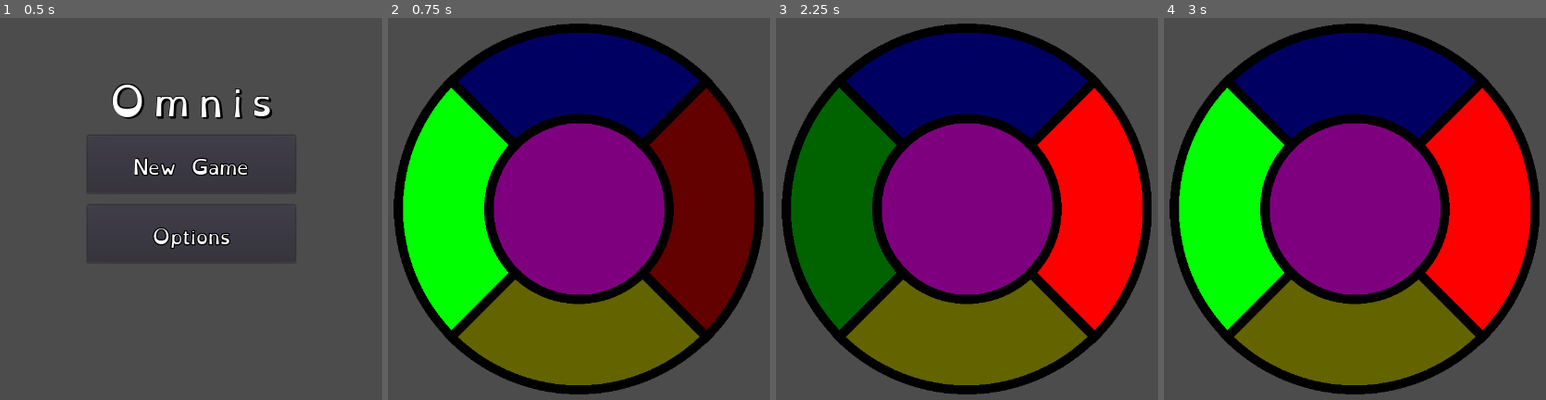
Above: before the commit, frames 1-4 (left to right).
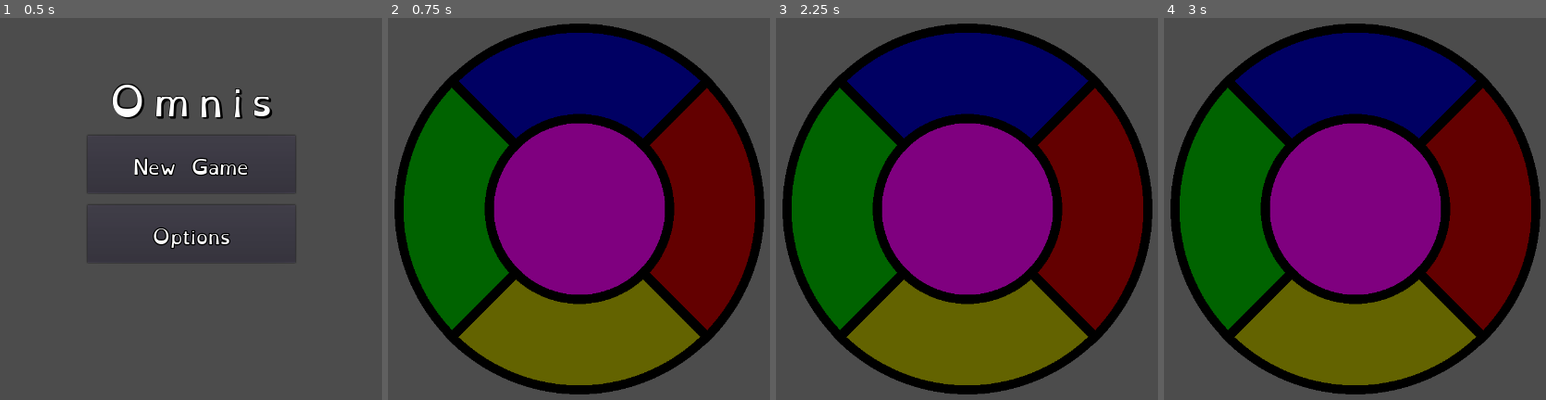
Above: after the commit, the same moments.

Repository: n-c0de-r/Omnis
Game: Godot game, scene res://scenes/TitleScreen.tscn
The game is run twice, just before and just after one commit, with the same random seed, the same clock (stepped at 60 frames per second) and the same inputs.
Inputs (mouse positions are in pixels of both pictures, inside the frame that each line leads up to):
- Up to frame 1 (0.5 s): no input
- Up to frame 2 (0.75 s): click "New Game" at 0.5 s
- Up to frame 3 (2.25 s): click (967, 86) at 1.25 s; click "New Game" at 2 s
- Up to frame 4 (3 s): click (1477, 209) at 2.75 s

Frame 1 is identical in both runs. In frame 2, 13% of the frame differs, in the area x 1-99%, y 1-99%; in frame 3, 13%; in frame 4, 24%.

Commit message:
Animation timing fiexed
Finally figured out the right setup and way to use Timers and play the button order to show to the user.

Diff:
--- /dev/null
+++ b/scenes/Game/ButtonRing.tscn
@@ -0,0 +1,23 @@
+[gd_scene load_steps=6 format=2]
+
+[ext_resource path="res://scenes/Game/TxtBtn_RED.tscn" type="PackedScene" id=1]
+[ext_resource path="res://scenes/Game/TxtBtn_YELLOW.tscn" type="PackedScene" id=2]
+[ext_resource path="res://scenes/Game/TxtBtn_GREEN.tscn" type="PackedScene" id=3]
+[ext_resource path="res://scenes/Game/TxtBtn_BLUE.tscn" type="PackedScene" id=4]
+[ext_resource path="res://scripts/ButtonRing.gd" type="Script" id=5]
+
+[node name="ButtonRing" type="Control"]
+margin_right = 1280.0
+margin_bottom = 720.0
+grow_horizontal = 2
+grow_vertical = 2
+rect_pivot_offset = Vector2( 640, 360 )
+script = ExtResource( 5 )
+
+[node name="TxtBtn_BLUE" parent="." instance=ExtResource( 4 )]
+
+[node name="TxtBtn_RED" parent="." instance=ExtResource( 1 )]
+
+[node name="TxtBtn_YELLOW" parent="." instance=ExtResource( 2 )]
+
+[node name="TxtBtn_GREEN" parent="." instance=ExtResource( 3 )]
--- a/scenes/Game/ColorButton.tscn
+++ b/scenes/Game/ColorButton.tscn
@@ -1,23 +1,28 @@
-[gd_scene load_steps=4 format=2]
+[gd_scene load_steps=5 format=2]
 
 [ext_resource path="res://assets/gfx/ButtonPressed.png" type="Texture" id=1]
 [ext_resource path="res://assets/gfx/ButtonNormal.png" type="Texture" id=2]
 [ext_resource path="res://assets/gfx/ButtonMask.png" type="BitMap" id=3]
+[ext_resource path="res://scripts/ColorButton.gd" type="Script" id=4]
 
 [node name="TxtBtn_Color" type="TextureButton"]
-margin_left = 408.0
-margin_top = 40.0
-margin_right = 871.0
-margin_bottom = 261.0
+anchor_left = 0.5
+anchor_top = 0.5
+anchor_right = 0.5
+anchor_bottom = 0.5
+margin_left = -231.5
+margin_top = -320.0
+margin_right = 231.5
+margin_bottom = -99.0
 rect_pivot_offset = Vector2( 231, 320 )
 size_flags_horizontal = 4
 size_flags_vertical = 0
 texture_normal = ExtResource( 2 )
 texture_pressed = ExtResource( 1 )
 texture_click_mask = ExtResource( 3 )
+script = ExtResource( 4 )
 
-[node name="StartTimer" type="Timer" parent="."]
+[node name="Timer" type="Timer" parent="."]
 one_shot = true
 
-[node name="EndTimer" type="Timer" parent="."]
-one_shot = true
+[connection signal="timeout" from="Timer" to="." method="_on_Timer_timeout"]
--- a/scenes/Game/GameScreen.tscn
+++ b/scenes/Game/GameScreen.tscn
@@ -1,10 +1,7 @@
-[gd_scene load_steps=7 format=2]
+[gd_scene load_steps=4 format=2]
 
 [ext_resource path="res://scripts/GameScreen.gd" type="Script" id=1]
-[ext_resource path="res://scenes/Game/TxtBtn_YELLOW.tscn" type="PackedScene" id=2]
-[ext_resource path="res://scenes/Game/TxtBtn_GREEN.tscn" type="PackedScene" id=3]
-[ext_resource path="res://scenes/Game/TxtBtn_BLUE.tscn" type="PackedScene" id=4]
-[ext_resource path="res://scenes/Game/TxtBtn_RED.tscn" type="PackedScene" id=5]
+[ext_resource path="res://scenes/Game/ButtonRing.tscn" type="PackedScene" id=2]
 [ext_resource path="res://assets/gfx/ButtonMiddle.png" type="Texture" id=6]
 
 [node name="GameScreen" type="Control"]
@@ -24,26 +21,9 @@
 margin_bottom = 164.0
 texture_normal = ExtResource( 6 )
 
-[node name="TxtBtn_BLUE" parent="." instance=ExtResource( 4 )]
-__meta__ = {
-"_editor_description_": ""
-}
-
-[node name="TxtBtn_RED" parent="." instance=ExtResource( 5 )]
-
-[node name="TxtBtn_YELLOW" parent="." instance=ExtResource( 2 )]
-
-[node name="TxtBtn_GREEN" parent="." instance=ExtResource( 3 )]
+[node name="ButtonRing" parent="." instance=ExtResource( 2 )]
 
 [node name="Timer" type="Timer" parent="."]
 one_shot = true
 
-[node name="Timer2" type="Timer" parent="."]
-one_shot = true
-
-[connection signal="button_up" from="TxtBtn_BLUE" to="." method="_on_TxtBtn_BLUE_button_up"]
-[connection signal="button_up" from="TxtBtn_RED" to="." method="_on_TxtBtn_RED_button_up"]
-[connection signal="button_up" from="TxtBtn_YELLOW" to="." method="_on_TxtBtn_YELLOW_button_up"]
-[connection signal="button_up" from="TxtBtn_GREEN" to="." method="_on_TxtBtn_GREEN_button_up"]
 [connection signal="timeout" from="Timer" to="." method="_on_Timer_timeout"]
-[connection signal="timeout" from="Timer2" to="." method="_on_Timer2_timeout"]
--- /dev/null
+++ b/scripts/ButtonRing.gd
@@ -0,0 +1,12 @@
+extends Control
+
+var blue:	TextureButton
+var red:	TextureButton
+var yellow:	TextureButton
+var green:	TextureButton
+
+func _ready():
+	blue =		$TxtBtn_BLUE
+	red =		$TxtBtn_RED
+	yellow =	$TxtBtn_YELLOW
+	green =		$TxtBtn_GREEN
--- /dev/null
+++ b/scripts/ColorButton.gd
@@ -0,0 +1,15 @@
+extends TextureButton
+
+onready var start: Timer = $Timer
+
+func simulatePress():
+	self.set_toggle_mode(true)
+	self.set_pressed_no_signal(true)
+	start.start(1)
+
+func simulateRelease():
+	self.set_pressed_no_signal(false)
+	self.set_toggle_mode(false)
+
+func _on_Timer_timeout():
+	simulateRelease()
--- a/scripts/GameScreen.gd
+++ b/scripts/GameScreen.gd
@@ -1,49 +1,55 @@
 extends Control
-
-# Constants to use
-enum btnNames {NONE, BLUE, RED, YELLOW, GREEN}
 
 # Game loop variables
 var isPlayerTurn: bool = false
 
 var checkPoint: int = 0
-var deltaTime: float = 0
+var timerCount: int = 0
 
-var moveList: Array = []
 var buttonList: Array = []
 var nextButton: TextureButton
 var playerChoice: TextureButton
 
+onready var timer: Timer = $Timer
+
 
 # Called when the node enters the scene tree for the first time.
 func _ready():
+	initialize()
 	getNextColor()
 
 # Called every frame. 'delta' is the elapsed time since the previous frame.
 func _process(_delta):
-	deltaTime += _delta
 
 	if isPlayerTurn: #bool
 		checkInput()
 	else:
 		getNextColor()
 
-	if Input.is_action_just_pressed("ui_accept"):
-		resetGame() # not fully implemented yet
+#	if Input.is_action_just_pressed("ui_accept"):
+#		resetGame() # not fully implemented yet
+
+
+# Sets up the buttons' signal connections
+func initialize():
+	$ButtonRing.blue.connect("button_up", self, "_on_blue_button_up")
+	$ButtonRing.red.connect("button_up", self, "_on_red_button_up")
+	$ButtonRing.yellow.connect("button_up", self, "_on_yellow_button_up")
+	$ButtonRing.green.connect("button_up", self, "_on_green_button_up")
 
 
 # Custom functions in alphabetical order
 func checkInput():
 	playerChoice = null
 
-	if Input.is_action_just_pressed("ui_up") and !$TxtBtn_BLUE.pressed:
-		playerChoice = $TxtBtn_BLUE
-	elif Input.is_action_just_pressed("ui_down") and !$TxtBtn_YELLOW.pressed:
-		playerChoice = $TxtBtn_YELLOW
-	elif Input.is_action_just_pressed("ui_right") and !$TxtBtn_RED.pressed:
-		playerChoice = $TxtBtn_RED
-	elif Input.is_action_just_pressed("ui_left") and !$TxtBtn_GREEN.pressed:
-		playerChoice = $TxtBtn_GREEN
+	if Input.is_action_just_pressed("ui_up") and !$ButtonRing.blue.pressed:
+		playerChoice = $ButtonRing.blue
+	elif Input.is_action_just_pressed("ui_down") and !$ButtonRing.yellow.pressed:
+		playerChoice = $ButtonRing.yellow
+	elif Input.is_action_just_pressed("ui_right") and !$ButtonRing.red.pressed:
+		playerChoice = $ButtonRing.red
+	elif Input.is_action_just_pressed("ui_left") and !$ButtonRing.green.pressed:
+		playerChoice = $ButtonRing.green
 
 	if checkPoint != buttonList.size():
 		if playerChoice != null:
@@ -57,38 +63,19 @@
 	if(choice == buttonList[checkPoint]):
 		checkPoint += 1
 	else:
-		print("Wrong move. Game Over!")
 		get_tree().change_scene("res://scenes/TitleScreen.tscn")
 
 
 # Generates a new color to guess
 func getNextColor():
 	randomize()
-	var nextColor: int = randi() % (btnNames.size()-1)+1
-	var s: String = btnNames.keys()[nextColor]
-	nextButton = get_node("TxtBtn_%s" % s)
+	var buttons: Array = $ButtonRing.get_children()
+	var nextColor: int = randi() % buttons.size()
+	nextButton = buttons[nextColor]
 	buttonList.append(nextButton)
-	playList()
-
-
-# Play the guess list visually to the player
-func playList():
-	var s: String
-
-	# Just for debugging to see the current order
-	var list: String = "Round " + str(buttonList.size()) + ":"
-
-	for btn in buttonList:
-		# debugging, delete later
-		s = str(btn.name).split("_")[1]
-		simulatePress(btn) #real code
-
-		# debugging, delete later
-		list += " " + s
-	# debugging, delete later
-	print(list)
-
-	isPlayerTurn = !isPlayerTurn
+	isPlayerTurn = true
+	timerCount = 0
+	timer.start(1)
 
 
 # Resets the game
@@ -98,31 +85,22 @@
 	isPlayerTurn = false
 
 
-# Simulate mouse down on the button by changing
-# it's state. Texture takes care of the visuals
-func simulatePress(btn: TextureButton):
-	var start: int = deltaTime
-	#TODO: timing and delays should go here but
-	# I can't figure it out, and give up for now
-
-	# Simulates a button press visually to the player
-	if !btn.pressed:
-		btn.set_toggle_mode(!btn.pressed)
-		btn.set_pressed_no_signal(!btn.pressed)
-	else:
-		btn.set_pressed_no_signal(!btn.pressed)
-		btn.set_toggle_mode(!btn.pressed)
+# Signal callbacks
+func _on_blue_button_up():
+	Input.action_press("ui_up")
+func _on_red_button_up():
+	Input.action_press("ui_right")
+func _on_yellow_button_up():
+	Input.action_press("ui_down")
+func _on_green_button_up():
+	Input.action_press("ui_left")
 
 
-# Signal callbacks
-func _on_TxtBtn_BLUE_button_up():
-	Input.action_press("ui_up")
-
-func _on_TxtBtn_RED_button_up():
-	Input.action_press("ui_right")
-
-func _on_TxtBtn_YELLOW_button_up():
-	Input.action_press("ui_down")
-
-func _on_TxtBtn_GREEN_button_up():
-	Input.action_press("ui_left")
+# Plays the button order, simulating delayed presses
+func _on_Timer_timeout():
+	if timerCount != buttonList.size():
+		nextButton = buttonList[timerCount]
+		nextButton.simulateRelease()
+		nextButton.simulatePress()
+		timerCount += 1
+		timer.start(2)
